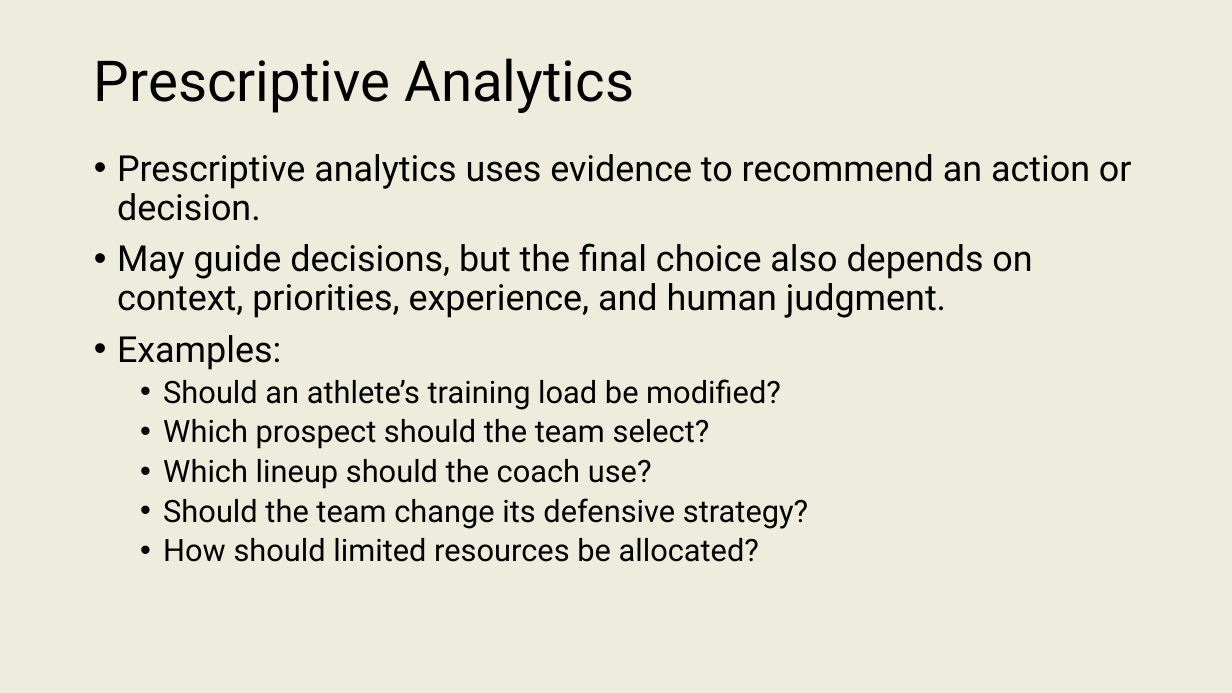
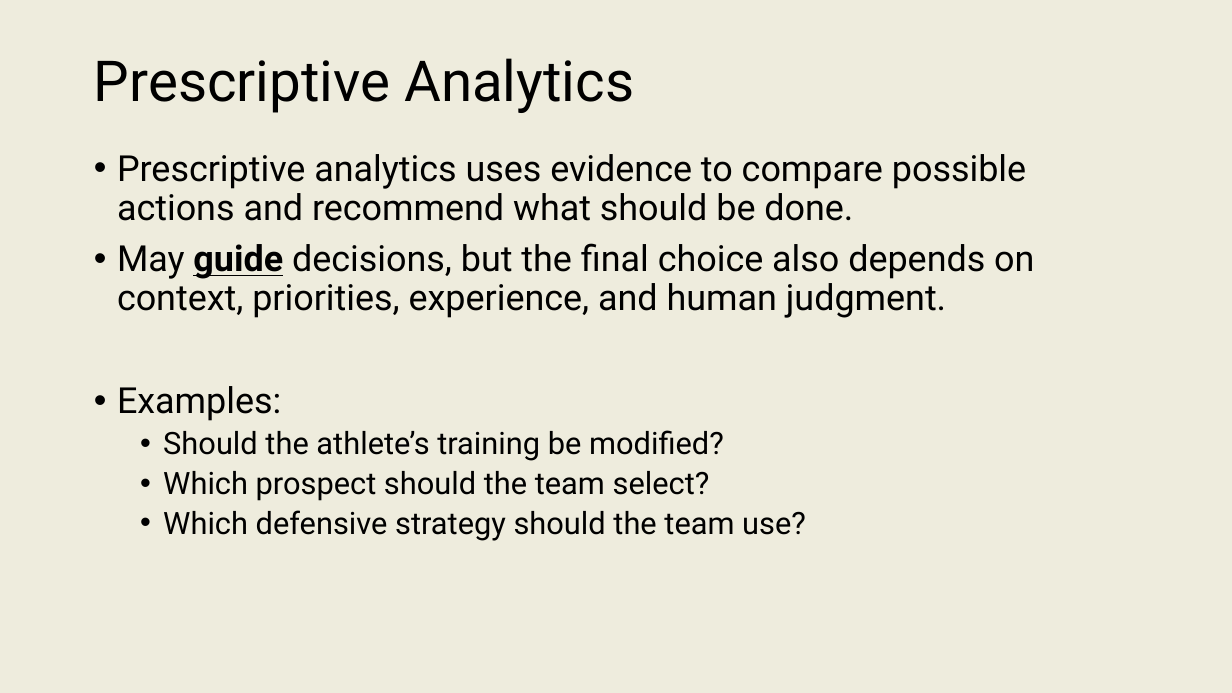
Before and after one commit to onishisaryu/HES-3000-Sports-Data-Analytics, a slide deck: slide 20 of pptx canvas/Lecture2.pptx (slide 18 before the commit). Drawn at 1232x693 pixels with LibreOffice and Linux fonts; fonts in the diff are those of the drawing. Boxes give left, top, right and bottom in pixels: in the first picture for what was removed or moved away, otherwise in the second. Text is boxed around its words. In the diff, an @@ line names an element or a change of style, - is before the commit and + after.

```diff
--- a/pptx canvas/Lecture2.pptx
+++ b/pptx canvas/Lecture2.pptx
@@ text at (117, 154, 1026, 221): text changed @@
-• Prescriptive analytics uses evidence to recommend an action or decision.
+• Prescriptive analytics uses evidence to compare possible actions and recommend what should be done.
@@ text at (117, 243, 1034, 318): bold on, underline on in "guide" @@
@@ text at (163, 430, 724, 461): text changed @@
-  • Should an athlete’s training load be modified?
+  • Should the athlete’s training be modified?
@@ text at (163, 510, 806, 541): text changed @@
-  • Which lineup should the coach use?
-  • Should the team change its defensive strategy?
-  • How should limited resources be allocated?
+  • Which defensive strategy should the team use?
```
Also in this commit, not shown: 21 other slides changed, 2 slides added, 4 other files.
